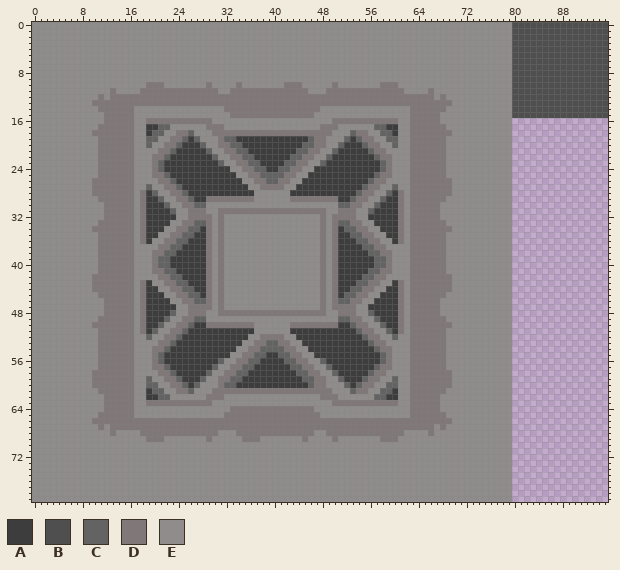
Sprite sheet -- assets/sprites/tiles1.png. Above is the file before it was changed.
The file is 96x80 pixels. Colours within 5 levels of each other are drawn and written as one.
Palette (. is transparent): A #3d3d3d  B #4f4f4f  C #636363  D #807878  E #908c8c
Once edited:
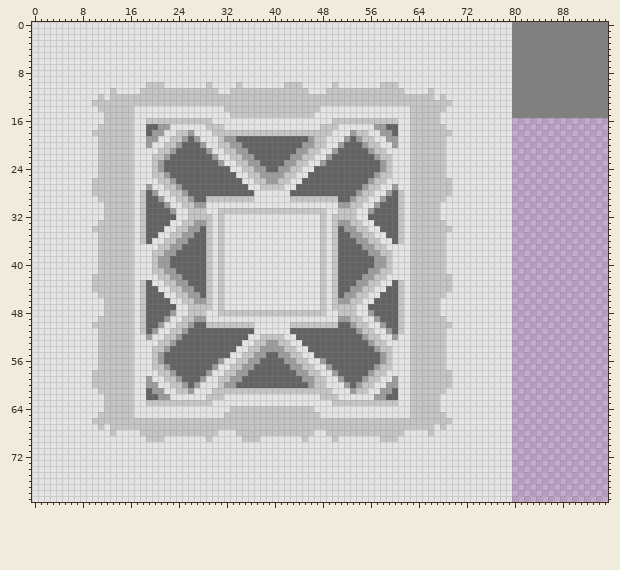
The exact change:
Colour A changes from #3d3d3d to #636363.
Colour B changes from #4f4f4f to #808080.
Colour C changes from #636363 to #9c9c9c.
Colour D changes from #807878 to #c5c5c5.
Colour E changes from #908c8c to #e4e4e4.
Pixel boxes of the changes (left, top, right, bottom) in both pictures:
changed: (32, 22, 608, 502)
